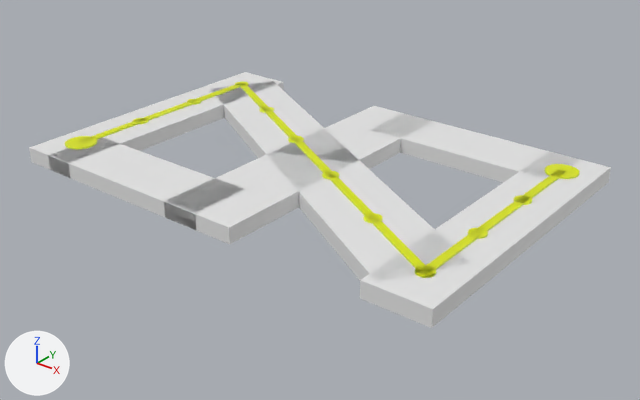
What one commit did to the FBX model Assets/Scenes/Chang/CartModeReforged/Models/CartMode.fbx.
Camera for both pictures: a camera (50 mm lens) standing at (31.9, -39.2, 21.5) and looking at (1.0, -0.5, -2.5). Every picture has the same lights, and +X, +Y and +Z are marked at lower left. Where no turn or scale is listed for an object, it has been applied to the vertices.

Objects in the first picture: 'CenterPath', 'CheckPoint2', 'CheckPoint3', 'CheckPoint4', 'CheckPoint5', 'CheckPoint6', 'CheckPoint_10', 'CheckPoint_11', 'DiagonalCenter', 'HorizontalLeft', 'HorizontalRight', 'LeftEnd', 'LeftPath', 'RightEnd', 'RightPath', 'VerticalCenter', 'VerticalLeft', 'VerticalRight'.
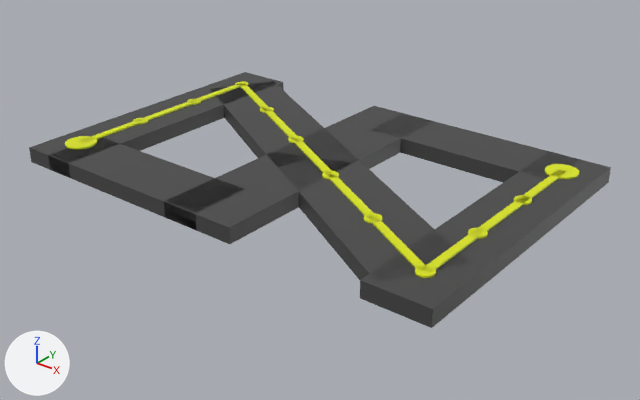
Edits to the bpy script that builds the scene:
```text
Change me_cylinder_015:
    where me_cylinder_015.from_pydata(...)  # 64 vertices, 34 faces; spans x -0.5..0.5, y -0.5..0.5, z 0.0..0.1
    remove me_cylinder_015.materials.append(mat_yellow_013)  # yellow #dde700
    me_cylinder_015 part 1: the whole mesh is multiplied about the mesh origin by the matrix ((-100.0, 0.0, 0.0), (0.0, 0.0, 1000.0), (0.0, 100.0, 0.0))
    add me_cylinder_015.materials.append(mat_yellow)  # yellow #dde700
Change me_cube_011:
    where me_cube_011.from_pydata(...)  # 8 vertices, 6 faces; spans x -6.5..6.5, y -2.0..2.0, z -1.0..0.0
    add me_cube_011.materials.append(mat_darkgrey)  # dark grey #464646
Change me_cylinder_011:
    where me_cylinder_011.from_pydata(...)  # 64 vertices, 34 faces; spans x -50.0..50.0, y 0.0..100.0, z -50.0..50.0
    remove me_cylinder_011.materials.append(mat_yellow_009)  # yellow #dde700
    add me_cylinder_011.materials.append(mat_yellow)  # yellow #dde700
Change me_cube_006:
    where me_cube_006.from_pydata(...)  # 8 vertices, 6 faces; spans x -2.0..2.0, y -10.0..10.0, z -1.0..0.0
    add me_cube_006.materials.append(mat_darkgrey)  # dark grey #464646
Change me_cube_005:
    where me_cube_005.from_pydata(...)  # 8 vertices, 6 faces; spans x -2.5..2.5, y -10.0..10.0, z -1.0..0.0
    add me_cube_005.materials.append(mat_darkgrey)  # dark grey #464646
Change me_cube_008:
    where me_cube_008.from_pydata(...)  # 8 vertices, 6 faces; spans x -14.2..14.2, y -9.7..9.7, z -1.0..0.0
    add me_cube_008.materials.append(mat_darkgrey)  # dark grey #464646
Change me_cube_007:
    where me_cube_007.from_pydata(...)  # 8 vertices, 6 faces; spans x -2.0..2.0, y -10.0..10.0, z -1.0..0.0
    add me_cube_007.materials.append(mat_darkgrey)  # dark grey #464646
Change me_cylinder_013:
    where me_cylinder_013.from_pydata(...)  # 64 vertices, 34 faces; spans x -50.0..50.0, y 0.0..100.0, z -50.0..50.0
    remove me_cylinder_013.materials.append(mat_yellow_011)  # yellow #dde700
    add me_cylinder_013.materials.append(mat_yellow)  # yellow #dde700
Change me_cylinder_007:
    where me_cylinder_007.from_pydata(...)  # 64 vertices, 34 faces; spans x -0.5..0.5, y -0.5..0.5, z 0.0..0.1
    remove me_cylinder_007.materials.append(mat_yellow_005)  # yellow #dde700
    add me_cylinder_007.materials.append(mat_yellow)  # yellow #dde700
Change me_cylinder_003:
    where me_cylinder_003.from_pydata(...)  # 64 vertices, 34 faces; spans x -1.0..1.0, y -1.0..1.0, z 0.0..0.1
    remove me_cylinder_003.materials.append(mat_yellow_001)  # yellow #dde700
    add me_cylinder_003.materials.append(mat_yellow)  # yellow #dde700
Change me_cube_010:
    where me_cube_010.from_pydata(...)  # 8 vertices, 6 faces; spans x -6.5..6.5, y -2.0..2.0, z -1.0..0.0
    add me_cube_010.materials.append(mat_darkgrey)  # dark grey #464646
Change me_cylinder_004:
    where me_cylinder_004.from_pydata(...)  # 64 vertices, 34 faces; spans x -1.0..1.0, y -1.0..1.0, z 0.0..0.1
    remove me_cylinder_004.materials.append(mat_yellow_002)  # yellow #dde700
    add me_cylinder_004.materials.append(mat_yellow)  # yellow #dde700
Change me_cylinder_005:
    where me_cylinder_005.from_pydata(...)  # 64 vertices, 34 faces; spans x -0.5..0.5, y -0.5..0.5, z 0.0..0.1
    remove me_cylinder_005.materials.append(mat_yellow_003)  # yellow #dde700
    add me_cylinder_005.materials.append(mat_yellow)  # yellow #dde700
Change me_cylinder_014:
    where me_cylinder_014.from_pydata(...)  # 64 vertices, 34 faces; spans x -50.0..50.0, y 0.0..100.0, z -50.0..50.0
    remove me_cylinder_014.materials.append(mat_yellow_012)  # yellow #dde700
    add me_cylinder_014.materials.append(mat_yellow)  # yellow #dde700
Change me_cylinder_010:
    where me_cylinder_010.from_pydata(...)  # 64 vertices, 34 faces; spans x -50.0..50.0, y 0.0..100.0, z -50.0..50.0
    remove me_cylinder_010.materials.append(mat_yellow_008)  # yellow #dde700
    add me_cylinder_010.materials.append(mat_yellow)  # yellow #dde700
Change me_cylinder_012:
    where me_cylinder_012.from_pydata(...)  # 64 vertices, 34 faces; spans x -50.0..50.0, y 0.0..100.0, z -50.0..50.0
    remove me_cylinder_012.materials.append(mat_yellow_010)  # yellow #dde700
    add me_cylinder_012.materials.append(mat_yellow)  # yellow #dde700
Change me_cylinder_009:
    where me_cylinder_009.from_pydata(...)  # 64 vertices, 34 faces; spans x -50.0..50.0, y 0.0..100.0, z -50.0..50.0
    remove me_cylinder_009.materials.append(mat_yellow_007)  # yellow #dde700
    add me_cylinder_009.materials.append(mat_yellow)  # yellow #dde700
Remove ob_checkpoint_11:
    ob_checkpoint_11 = bpy.data.objects.new('CheckPoint_11', me_cylinder_015)
Change ob_checkpoint7:
    ob_checkpoint7: bpy.data.objects.new('CheckPoint7', me_cylinder_011) -> bpy.data.objects.new('CheckPoint7', me_cylinder_012)
Change ob_checkpoint9:
    ob_checkpoint9: bpy.data.objects.new('CheckPoint9', me_cylinder_013) -> bpy.data.objects.new('CheckPoint9', me_cylinder_014)
Change ob_checkpoint4:
    ob_checkpoint4: bpy.data.objects.new('CheckPoint4', me_cylinder_008) -> bpy.data.objects.new('CheckPoint4', me_cylinder_009)
    ob_checkpoint4.location: (13.0, -7.5, 0.0) -> (7.8, -4.5, 0.0)
Change ob_checkpoint_10:
    ob_checkpoint_10: bpy.data.objects.new('CheckPoint_10', me_cylinder_014) -> bpy.data.objects.new('CheckPoint_10', me_cylinder_015)
Change ob_checkpoint6:
    ob_checkpoint6: bpy.data.objects.new('CheckPoint6', me_cylinder_010) -> bpy.data.objects.new('CheckPoint6', me_cylinder_011)
Change ob_checkpoint8:
    ob_checkpoint8: bpy.data.objects.new('CheckPoint8', me_cylinder_012) -> bpy.data.objects.new('CheckPoint8', me_cylinder_013)
Change ob_checkpoint5:
    ob_checkpoint5: bpy.data.objects.new('CheckPoint5', me_cylinder_009) -> bpy.data.objects.new('CheckPoint5', me_cylinder_010)
```

Where the change shows, as pixel boxes [x1, y1, x2, y2] in the pictures (640 x 400 px; the box of a moved part takes in the faces that stretch with it):
'DiagonalCenter', recoloured (white to grey): [211, 81, 470, 282] in both
'VerticalLeft', recoloured (white to grey): [360, 152, 611, 328] in both
'VerticalCenter', recoloured (white to grey): [164, 106, 433, 244] in both
'HorizontalRight', recoloured (white to grey): [48, 138, 246, 231] in both
'VerticalRight', recoloured (white to grey): [29, 72, 284, 176] in both
'HorizontalLeft', recoloured (white to grey): [370, 113, 579, 183] in both
'LeftEnd', recoloured: [545, 164, 579, 179] in both
'RightEnd', recoloured: [65, 136, 97, 149] in both
'CheckPoint4', recoloured, reshaped, moved (14% narrower, 15% shorter): before [415, 266, 436, 278]; after [364, 213, 382, 223]
'CheckPoint3', recoloured: [415, 266, 436, 278] in both
'CheckPoint5', recoloured: [322, 171, 382, 223] in both
'CheckPoint2', recoloured: [468, 228, 488, 239] in both
'CheckPoint6', recoloured: [288, 136, 339, 179] in both
'CheckPoint7', recoloured: [260, 107, 304, 143] in both
'CheckPoint9', recoloured: [187, 82, 249, 105] in both
'CheckPoint_11', deleted: before [133, 118, 148, 124]
'CheckPoint8', recoloured: [235, 82, 274, 113] in both
part 1 of me_cylinder_015, moved or reshaped: [133, 118, 148, 124] in both
